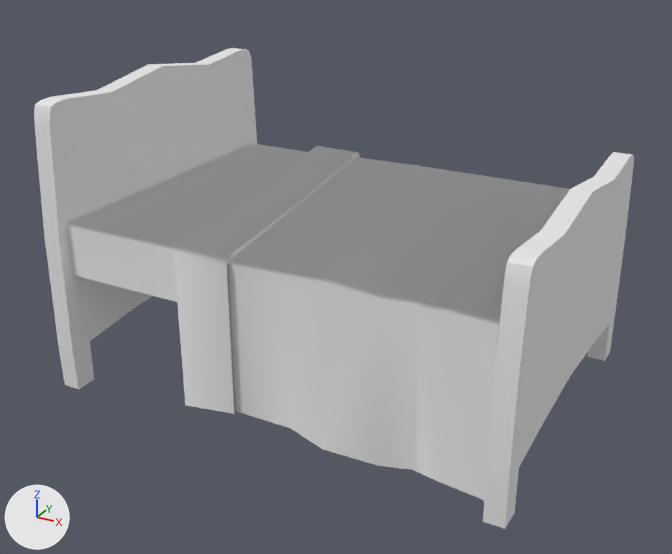
One commit to the OBJ model Assets/Modelos3D/CAMA.obj: the scene before it, then after it.
Before and after are seen from a camera (50 mm lens) standing at (84.9, -158.9, 100.8) and looking at (0.1, -4.9, 23.8). Arrows for +X, +Y and +Z are at lower left; the lights stay in place. Where no turn or scale is listed for an object, it has been applied to the vertices.

Before the edit, the objects in view are built like this:
```python
me_pies_cama = bpy.data.meshes.new('Pies_Cama')
me_pies_cama.from_pydata(...)  # 382 vertices, 378 faces; spans x -49.0..49.0, y -36.0..36.0, z 0.0..61.8
me_pies_cama.materials.append(mat_wire_166229229)  # white #e7e7e7
ob_pies_cama = bpy.data.objects.new('Pies_Cama', me_pies_cama)
ob_pies_cama.location = (0.0, 0.0, 0.0)
```
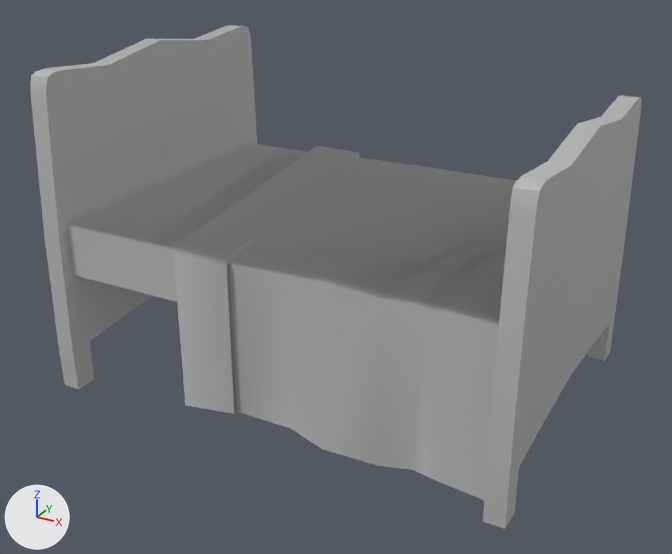
Commit message: Ajuste cama

Location of each change, [x1, y1, x2, y2] in pixels of the pictures (672 x 554 px; the box of a moved part takes in the faces that stretch with it):
'Pies_Cama', reshaped: before [34, 48, 634, 529]; after [30, 25, 642, 529]
part 1 of me_pies_cama, moved or reshaped: before [494, 152, 634, 381]; after [494, 95, 642, 381]
part 2 of me_pies_cama, moved or reshaped: before [34, 48, 257, 240]; after [30, 25, 257, 240]
part 3 of me_pies_cama, recoloured: [44, 143, 625, 529] in both

The change, as a diff of the scene's bpy script:
```diff
--- a/Assets/Modelos3D/CAMA.obj.py
+++ b/Assets/Modelos3D/CAMA.obj.py
@@ mat_cama_wire_166229229 @@
+mat_cama_wire_166229229 = principled_material('CAMA_wire_166229229')
+mat_cama_wire_166229229.base_color = (0.5, 0.5, 0.5)  # grey #bcbcbc
+mat_cama_wire_166229229.roughness = 0.0
@@ me_pies_cama @@
 # used by ob_pies_cama; location = (0.0, 0.0, 0.0)
-me_pies_cama.from_pydata(...)  # 382 vertices, 378 faces; spans x -49.0..49.0, y -36.0..36.0, z 0.0..61.8
+me_pies_cama.from_pydata(...)  # 382 vertices, 378 faces; spans x -49.0..49.0, y -36.0..36.0, z 0.0..67.3
+# me_pies_cama part 1: all 54 vertices in x 45.1..49.0, y -34.2..34.3, z 41.9..48.6 are moved by (0.0, 0.0, 11.8)
+# me_pies_cama part 2: all 54 vertices in x -49.0..-45.1, y -34.2..34.3, z 55.1..61.8 are moved by (0.0, 0.0, 5.5)
+# me_pies_cama part 3: 378 faces spanning x -49.0..49.0, y -36.0..36.0, z 0.0..67.3 switch from mat_wire_166229229 (white #e7e7e7) to mat_cama_wire_166229229 (grey #bcbcbc)
```
